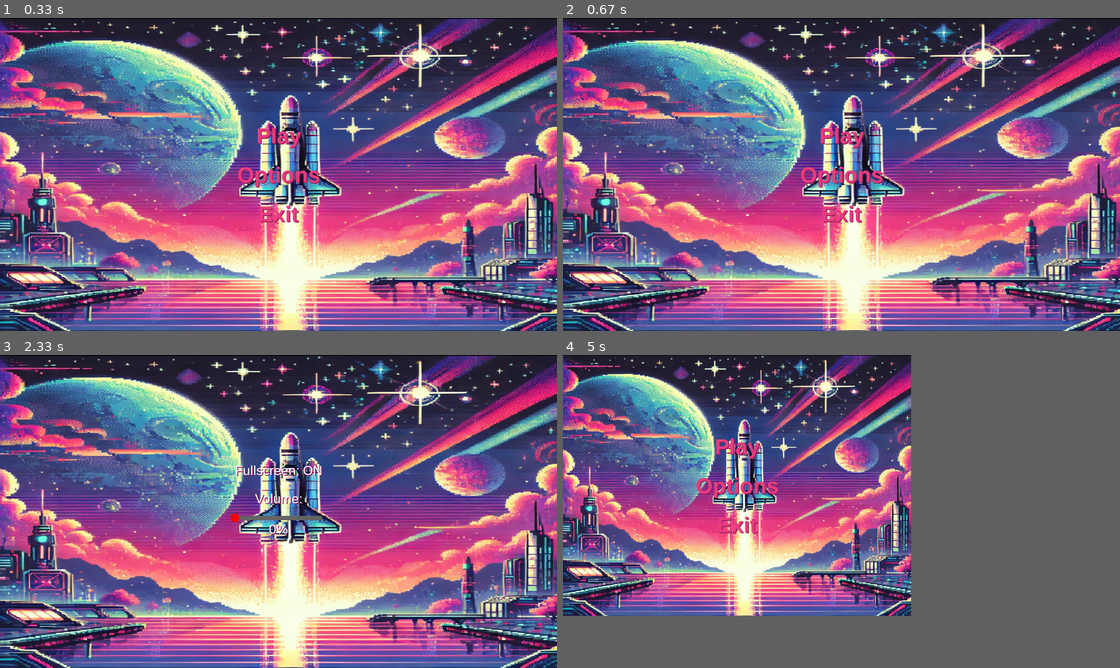
Above: before the commit, frames 1-4 (two rows, left to right).
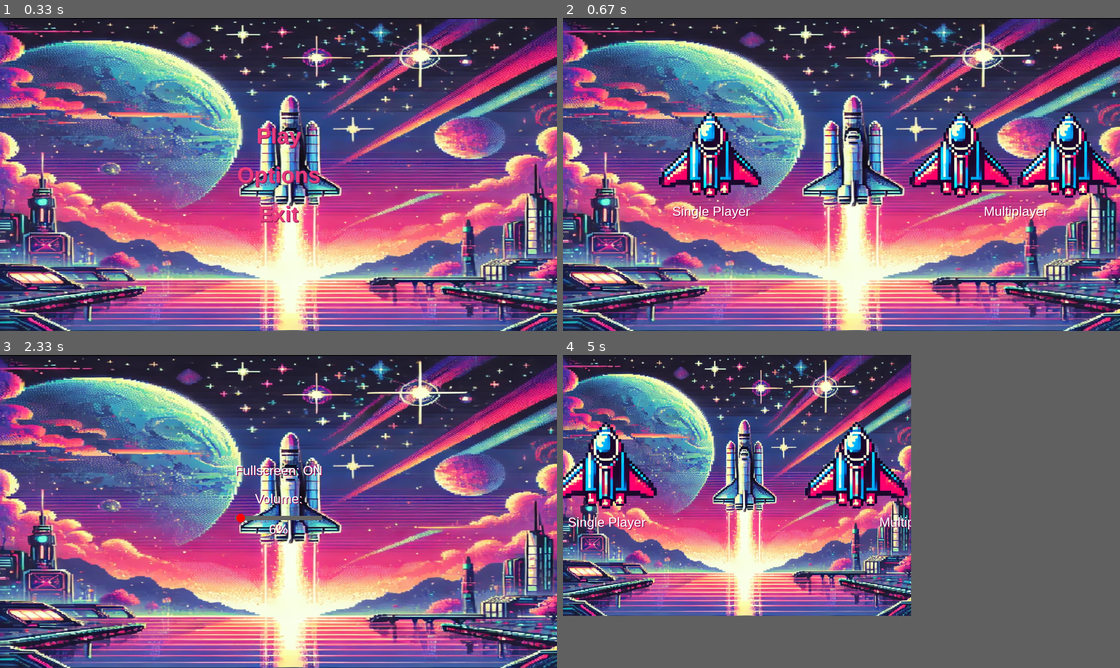
Above: after the commit, the same moments.

Repository: NelsinT/pygame
Game: pygame game, started from pygame/game/game.py
Same seed, same stepped clock (60 frames per second), same inputs: the game is played once before the commit and once after it.
Inputs (mouse positions are in pixels of both pictures, inside the frame that each line leads up to):
- Up to frame 1 (0.33 s): no input
- Up to frame 2 (0.67 s): press the mouse at (841, 136) at 0.37 s; move the mouse to (752, 190) at 0.47 s; release the mouse at (668, 246) at 0.6 s
- Up to frame 3 (2.33 s): hold F11 0.67-1.13 s; hold Esc 1.17-1.63 s; hold F11 1.67-2.13 s; press the mouse at (278, 511) at 2.2 s; move the mouse to (200, 536) at 2.3 s
- Up to frame 4 (5 s): release the mouse at (685, 561) at 2.43 s; press the mouse at (841, 470) at 2.53 s; move the mouse to (919, 545) at 2.63 s; release the mouse at (997, 624) at 2.77 s; press the mouse at (735, 442) at 2.87 s; move the mouse to (752, 495) at 2.97 s; release the mouse at (763, 549) at 3.1 s; press the mouse at (841, 517) at 3.2 s; move the mouse to (819, 530) at 3.3 s; release the mouse at (791, 542) at 3.43 s; press the mouse at (841, 517) at 3.53 s; move the mouse to (863, 505) at 3.63 s; release the mouse at (886, 492) at 3.77 s; press the mouse at (841, 470) at 3.87 s; move the mouse to (785, 498) at 3.97 s; release the mouse at (724, 524) at 4.1 s; hold Esc 4.17-4.63 s; press the mouse at (735, 445) at 4.7 s; move the mouse to (752, 423) at 4.8 s; release the mouse at (763, 401) at 4.93 s

Frame 1 is identical in both runs. In frame 2, 9.0% of the frame differs, in the area x 17-100%, y 29-66%; in frame 3, less than 0.1%; in frame 4, 6.3%.

Commit message:
tentativa menu

Diff:
--- a/pygame/config.csv
+++ b/pygame/config.csv
@@ -1,2 +1,2 @@
 volume,fullscreen
-0.0,True
+0.065,True
--- a/pygame/game/game.py
+++ b/pygame/game/game.py
@@ -12,7 +12,7 @@
 fullscreen = False  # Começa com fullscreen desativado
 screen = pygame.display.set_mode((screen_width, screen_height), pygame.RESIZABLE)  # Janela redimensionável
 pygame.display.set_caption("Stellar Conquest")
-
+game_state = "menu"  # Pode ser "menu", "play_options", etc.
 # Configuração dos botões
 font = pygame.font.SysFont("Arial", 50, bold=True)
 small_font = pygame.font.SysFont("Arial", 30)
@@ -26,6 +26,7 @@
 icon_path = r"imagens\icon.png"
 music_path = r"soundtrack\background_music.mp3"
 single_player_image_path = r"imagens\single_player.png"
+multiplayer_image_path = r"imagens\multi_player.png"
 config_path = "config.csv"
 
 # Função para carregar ou criar configurações
@@ -52,6 +53,14 @@
 volume = config["volume"]
 fullscreen = config["fullscreen"]
 
+try:
+    single_player_image = pygame.image.load(single_player_image_path)
+    multiplayer_image = pygame.image.load(multiplayer_image_path)
+except pygame.error as e:
+    print(f"Erro ao carregar imagens dos botões: {e}")
+    pygame.quit()
+    sys.exit()
+
 # Carrega a imagem da homescreen
 try:
     homescreen_image = pygame.image.load(image_path)
@@ -106,6 +115,65 @@
     screen.blit(shadow_surface, shadow_rect)
     screen.blit(text_surface, text_rect)
     return is_hovered and pygame.mouse.get_pressed()[0]
+
+# Função para exibir a tela de opções de jogo
+# Modificar a função play_options_screen para incluir o redimensionamento e F11
+def play_options_screen():
+    global running, screen, fullscreen, screen_width, screen_height, scaled_background
+    while running:
+        for event in pygame.event.get():
+            if event.type == pygame.QUIT:
+                running = False
+            elif event.type == pygame.KEYDOWN:
+                if event.key == pygame.K_ESCAPE:  # Voltar para o menu principal
+                    return
+                elif event.key == pygame.K_F11:  # Alternar fullscreen
+                    fullscreen = not fullscreen
+                    if fullscreen:
+                        screen = pygame.display.set_mode((0, 0), pygame.FULLSCREEN)
+                        screen_width, screen_height = screen.get_size()
+                    else:
+                        screen_width, screen_height = 800, 600
+                        screen = pygame.display.set_mode((screen_width, screen_height), pygame.RESIZABLE)
+                    scaled_background = scale_background()
+            elif event.type == pygame.VIDEORESIZE and not fullscreen:
+                # Redimensiona a janela no modo janela
+                screen_width, screen_height = event.w, event.h
+                screen = pygame.display.set_mode((screen_width, screen_height), pygame.RESIZABLE)
+                scaled_background = scale_background()
+
+        # Desenha o fundo redimensionado
+        screen.blit(scaled_background, (0, 0))
+
+        # Centraliza os botões na tela com espaço extra entre eles
+        button_spacing = 300  # Ajuste do espaço horizontal
+        extra_offset = 250  # Valor para mover o botão multiplayer mais para a direita
+        negative_offset = -150
+        single_pos = (screen_width // 2 - button_spacing // 2 + negative_offset, screen_height // 2 - 50)
+        multi_pos = (screen_width // 2 + button_spacing // 2 + extra_offset, screen_height // 2 - 50)
+
+        # Exibe imagens para as opções
+        single_rect = single_player_image.get_rect(center=single_pos)
+        multi_rect = multiplayer_image.get_rect(center=multi_pos)
+
+        screen.blit(single_player_image, single_rect.topleft)
+        screen.blit(multiplayer_image, multi_rect.topleft)
+
+        # Desenha o texto abaixo das imagens
+        single_text_pos = (single_rect.centerx, single_rect.bottom + 30)
+        multi_text_pos = (multi_rect.centerx, multi_rect.bottom + 30)
+
+        draw_text_button(screen, "Single Player", single_text_pos, small_font, (255, 255, 255), (180, 180, 180), shadow_color)
+        draw_text_button(screen, "Multiplayer", multi_text_pos, small_font, (255, 255, 255), (180, 180, 180), shadow_color)
+
+        # Verifica clique nos botões
+        mouse_pos = pygame.mouse.get_pos()
+        if single_rect.collidepoint(mouse_pos) and pygame.mouse.get_pressed()[0]:
+            print("Single Player selecionado!")
+        if multi_rect.collidepoint(mouse_pos) and pygame.mouse.get_pressed()[0]:
+            print("Multiplayer selecionado!")
+
+        pygame.display.flip()
 
 
 def options_menu():
@@ -194,9 +262,9 @@
 while running:
     for event in pygame.event.get():
         if event.type == pygame.QUIT:
-            running = False  # ALT + F4 já dispara esse evento
+            running = False
         elif event.type == pygame.KEYDOWN:
-            if event.key == pygame.K_F11:  # Alterna fullscreen com F11
+            if event.key == pygame.K_F11:
                 fullscreen = not fullscreen
                 if fullscreen:
                     screen = pygame.display.set_mode((0, 0), pygame.FULLSCREEN)
@@ -204,28 +272,32 @@
                 else:
                     screen_width, screen_height = 800, 600
                     screen = pygame.display.set_mode((screen_width, screen_height), pygame.RESIZABLE)
-                scaled_background = scale_background()  # Atualiza o fundo redimensionado
-
+                scaled_background = scale_background()
         elif event.type == pygame.VIDEORESIZE and not fullscreen:
-            # Redimensiona a janela no modo janela
             screen_width, screen_height = event.w, event.h
             screen = pygame.display.set_mode((screen_width, screen_height), pygame.RESIZABLE)
-            scaled_background = scale_background()  # Atualiza o fundo redimensionado
-
-    # Desenha o fundo redimensionado
-    screen.blit(scaled_background, (0, 0))
-
-    # Exibe os botões
-    play_position = (screen_width // 2, screen_height // 2 - 50 - button_spacing)
-    options_position = (screen_width // 2, screen_height // 2)
-    exit_position = (screen_width // 2, screen_height // 2 + 50 + button_spacing)
-
-    if draw_text_button(screen, "Play", play_position, font, button_text_color, button_hover_color, shadow_color):
-        print("Play button clicked!")
-    if draw_text_button(screen, "Options", options_position, font, button_text_color, button_hover_color, shadow_color):
-        options_menu()
-    if draw_text_button(screen, "Exit", exit_position, font, button_text_color, button_hover_color, shadow_color):
-        running = False
+            scaled_background = scale_background()
+
+    # Gerencia o estado do jogo
+    if game_state == "menu":
+        # Desenha o fundo redimensionado
+        screen.blit(scaled_background, (0, 0))
+
+        # Exibe os botões do menu principal
+        play_position = (screen_width // 2, screen_height // 2 - 50 - button_spacing)
+        options_position = (screen_width // 2, screen_height // 2)
+        exit_position = (screen_width // 2, screen_height // 2 + 50 + button_spacing)
+
+        if draw_text_button(screen, "Play", play_position, font, button_text_color, button_hover_color, shadow_color):
+            game_state = "play_options"  # Troca para a tela de opções de jogo
+        if draw_text_button(screen, "Options", options_position, font, button_text_color, button_hover_color, shadow_color):
+            options_menu()
+        if draw_text_button(screen, "Exit", exit_position, font, button_text_color, button_hover_color, shadow_color):
+            running = False
+
+    elif game_state == "play_options":
+        play_options_screen()
+        game_state = "menu"  # Volta ao menu principal ao sair da tela de opções
 
     pygame.display.flip()
 
Binary file added: pygame/imagens/multi_player.png
Renamed: pygame/imagens/foguete.png -> pygame/imagens/single_player.png
Binary file removed: pygame/soundtrack/cleaned_spaceship.png
Binary file removed: pygame/soundtrack/space-invaders.png
